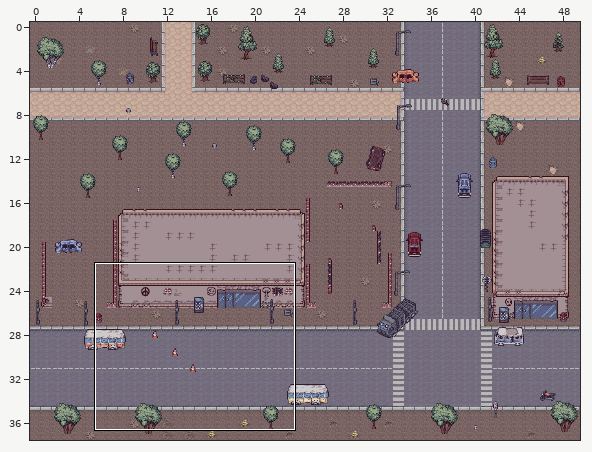
A Tiled map gets an edit: levels/mission01.tmx. Above, an overview of the earlier version with the close-up marked.
Close-up. Earlier state:
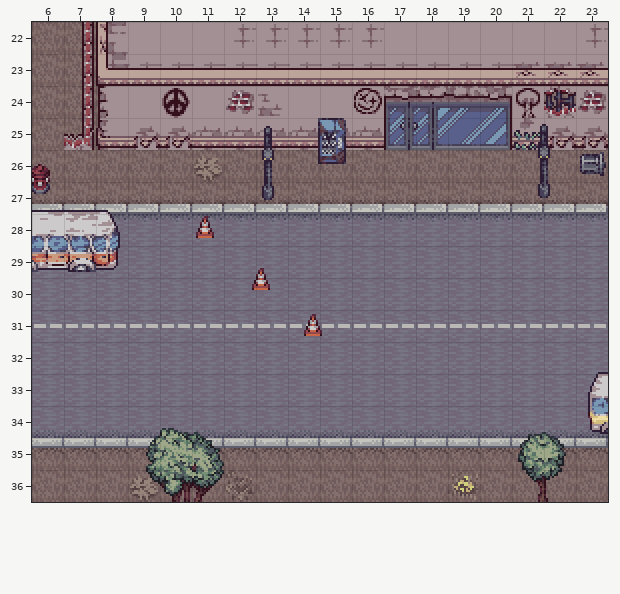
Cells are 16x16 px. Shown: x 6..23, y 22..36. The commit also changed other parts of the map, which this record leaves out.
After the commit:
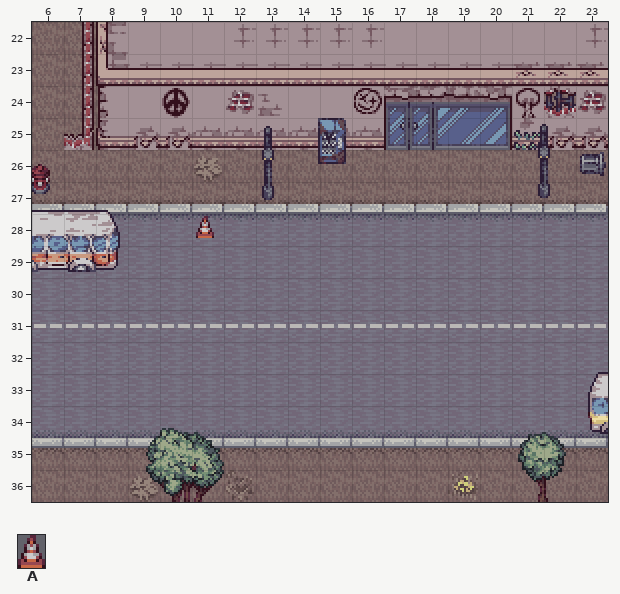
Key: from "Decoracion": A 63 "Traffic-cone".
Objects are placed by their top-left corner, in cells (3,4 is the top-left corner of cell 3,4); size is 1x1 cell unless given.
The exact change:
Layer "Decoracion":
removed: A "Traffic-cone" at 12.9,29.7 size 0.6x0.7
removed: A "Traffic-cone" at 14.5,31.1 size 0.6x0.7
Changed places in both close-ups, as pixel boxes (x1, y1, x2, y2):
removed: (252, 268, 270, 290)
removed: (304, 314, 322, 336)
